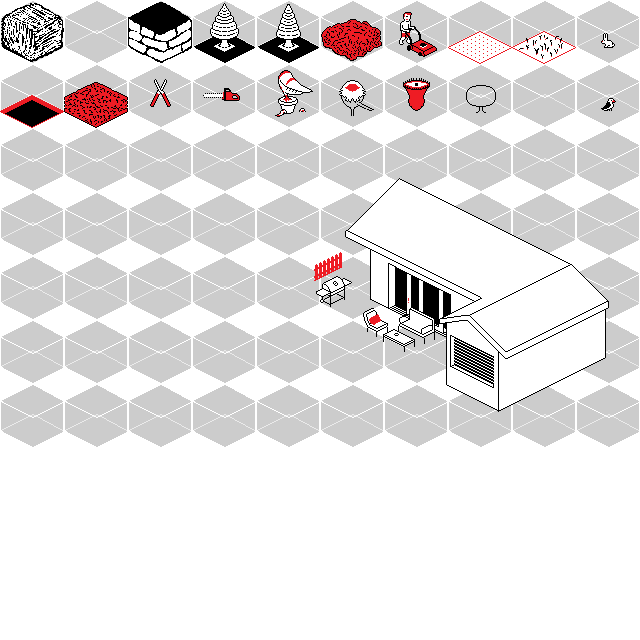
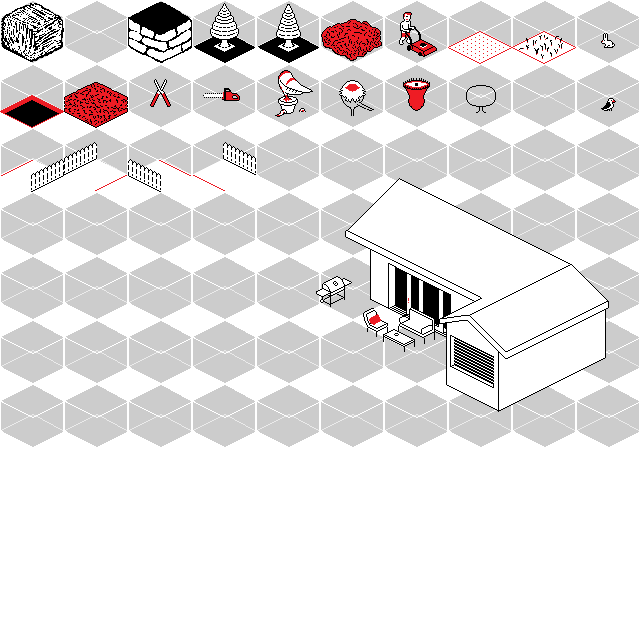
Before/after of a w=640, h=640 layered artwork. What changed in the layer stack:
renamed "fence" to "17_fence_east", moved it into group "Tiles", painted on it over [31, 159, 342, 281]
added layer "17_white" in group "Tiles" over [1, 159, 64, 192]
added layer "18_fence_west" in group "Tiles" over [64, 142, 97, 175]
added layer "18_white" in group "Tiles" over [64, 159, 127, 191]
added layer "19_fence_south" in group "Tiles" over [128, 159, 161, 192]
added layer "19_white" in group "Tiles" over [128, 159, 191, 192]
added layer "20_fence_north" in group "Tiles" over [223, 142, 256, 175]
added layer "20_white" in group "Tiles" over [193, 159, 256, 191]
